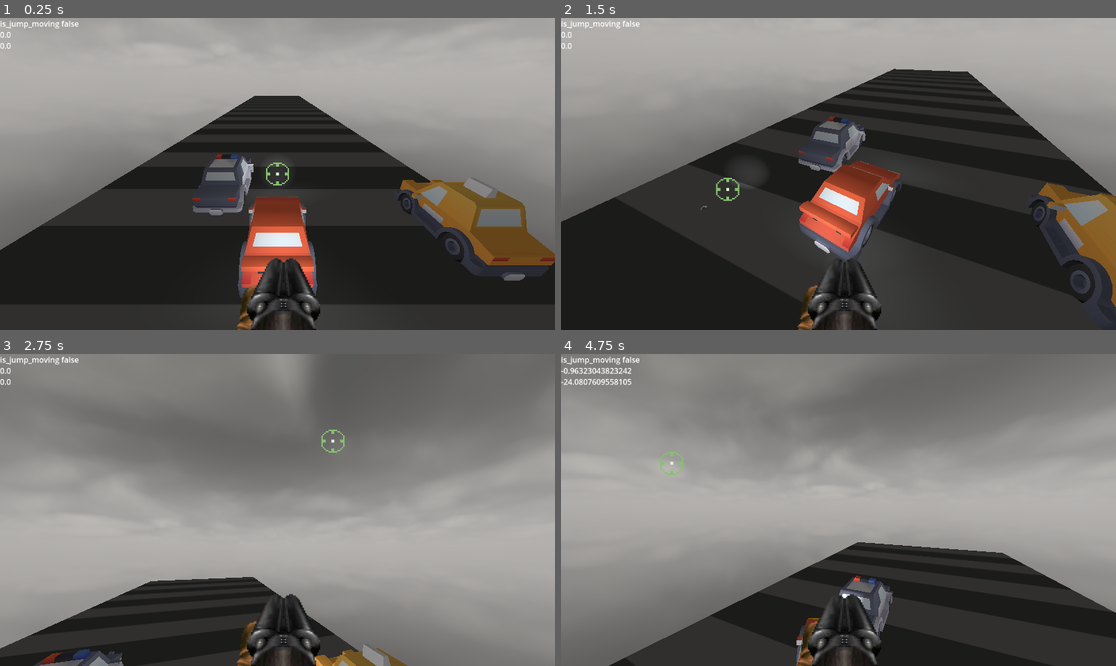
Above: before the commit, frames 1-4 (two rows, left to right).
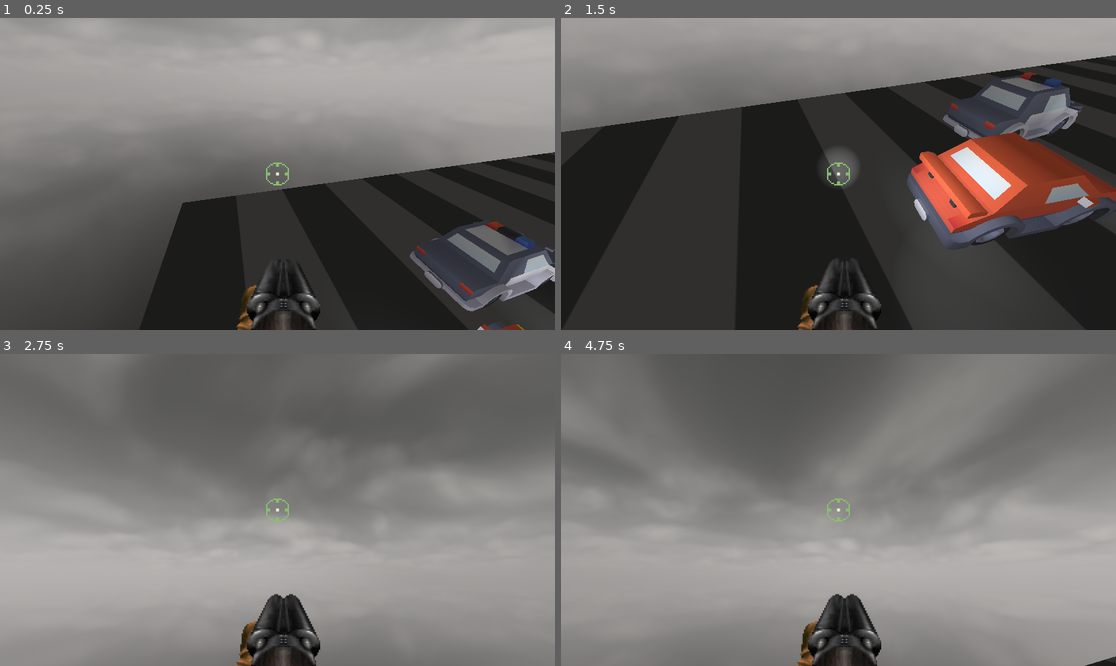
Above: after the commit, the same moments.

Repository: roverem/outrun
Game: Godot game, scene res://game.tscn
Two runs of this game, one before a commit and one after it. Both use one fixed random seed, a clock stepped at 60 frames per second and the inputs below.
Inputs (mouse positions are in pixels of both pictures, inside the frame that each line leads up to):
- Up to frame 1 (0.25 s): no input
- Up to frame 2 (1.5 s): move the mouse to (960, 158) at 0.52 s; hold Right (ui_right) 0.53-1.28 s; click (960, 158) at 0.67 s; move the mouse to (727, 189) at 1.27 s; hold Down (ui_down) from 1.28 s (still down); click (727, 189) at 1.42 s
- Up to frame 3 (2.75 s): move the mouse to (333, 441) at 2.02 s; release Down (ui_down) at 2.03 s; hold Right (ui_right) from 2.03 s (still down); click (333, 441) at 2.17 s
- Up to frame 4 (4.75 s): move the mouse to (810, 572) at 2.77 s; release Right (ui_right) at 2.78 s; hold Up (ui_up) 2.78-3.53 s; click (810, 572) at 2.92 s; move the mouse to (1005, 556) at 3.52 s; hold Left (ui_left) from 3.53 s (still down); click (1005, 556) at 3.67 s; move the mouse to (672, 463) at 4.27 s; click (672, 463) at 4.42 s

The runs differ from the first frame. In frame 1, 34% of the frame differs, in the area x 0-100%, y 0-100%; in frame 2, 48%; in frame 3, 27%; in frame 4, 71%.

Commit message:
fps camera clamped

Diff:
--- a/camera_3d.gd
+++ b/camera_3d.gd
@@ -1,16 +1,34 @@
 extends Camera3D
+
+@export var amplitude: float = 0.2  # distancia máxima hacia adelante/atrás
+@export var speed: float = 0.3      # velocidad de oscilación
+@export_range(-360, 360) var horizontal_min_angle
+@export_range(-360, 360) var horizontal_max_angle
+@export_range(-360, 360) var vertical_min_angle
+@export_range(-360, 360) var vertical_max_angle
+@export_range(0.2, 200) var mouse_sensitivity:float
+@onready var directional_light_3d: SpotLight3D = $DirectionalLight3D
 
 @export var car: Node3D
 @export var align_speed: float = 2.0   # how fast the camera recenters
 
 var base_position: Vector3
+var base_rotation: Vector3
+
+var yaw:float = 0.0
+var pitch:float = 0.0
 
 func _ready():
 	base_position = global_position
+	base_rotation = global_rotation_degrees
+
+	Input.set_mouse_mode(Input.MOUSE_MODE_CAPTURED)
 
 func _process(delta: float) -> void:
 	if car == null:
 		return
+
+	global_position.y = base_position.y + sin(Time.get_ticks_msec() / 1000.0 * speed) * amplitude
 
 	# Target is always behind the car (aligned in X)
 	var target_pos = base_position
@@ -18,3 +36,50 @@
 
 	# Smoothly move toward target position
 	global_position.x = lerp(global_position.x, target_pos.x, delta * align_speed)
+
+
+func _unhandled_input(event):
+
+	if event is InputEventMouseMotion:
+		yaw -= event.relative.x * mouse_sensitivity
+		pitch -= event.relative.y * mouse_sensitivity
+
+		pitch = clamp(pitch, vertical_min_angle, vertical_max_angle)
+		yaw = clamp(yaw, horizontal_min_angle, horizontal_max_angle)
+
+		global_rotation_degrees.y = yaw
+		global_rotation_degrees.x = pitch
+
+	#Global.DEBUG_TEXT.clear()
+	#Global.DEBUG_TEXT.add_text(str(pitch))
+	#Global.DEBUG_TEXT.add_text("\n")
+	#Global.DEBUG_TEXT.add_text(str(yaw))
+
+	if event is InputEventMouseButton and event.pressed:
+		var mouse_pos = event.position
+		var from = project_ray_origin(mouse_pos)
+		var to = from + project_ray_normal(mouse_pos) * 5000.0
+
+		print("Ray from:", from, "to:", to);
+
+		# Create ray
+		var _from = project_ray_origin(mouse_pos)
+		var _to = _from + project_ray_normal(mouse_pos) * 5000.0
+
+		# Raycast into world
+		var space_state = get_world_3d().direct_space_state
+		var query = PhysicsRayQueryParameters3D.create(_from, _to)
+		var result = space_state.intersect_ray(query)
+
+		print(result)
+
+		if result:
+			var hit_node = result.collider
+			print(hit_node)
+			# Example: spawn something as a child of the hit object
+			#var decal = hole_scene.instantiate()
+			#hit_node.add_child(decal)
+
+			#decal.look_at(result.position + result.normal, Vector3.UP)
+			# place it at the hit point (in local coords of hit_node)
+			#decal.global_position = result.position
--- a/crosshair.gd
+++ b/crosshair.gd
@@ -1,4 +1,4 @@
 extends TextureRect
 
 func _process(_delta):
-	global_position = get_viewport().get_mouse_position() - (size * 0.5)
+	global_position = get_viewport().get_visible_rect().size / 2 - (size * 0.5)
--- a/game.gd
+++ b/game.gd
@@ -1,14 +1,4 @@
 extends Node3D
-
-@onready var camera_3d: Camera3D = %Camera3D
-@export var amplitude: float = 0.2  # distancia máxima hacia adelante/atrás
-@export var speed: float = 0.3      # velocidad de oscilación
-@onready var directional_light_3d: SpotLight3D = $DirectionalLight3D
-@export_range(-220, -180) var horizontal_min_angle
-@export_range(-180, -100) var horizontal_max_angle
-@export_range(-45, 0) var vertical_min_angle
-@export_range(0, 90) var vertical_max_angle
-@export_range(0.2, 4) var mouse_sensitivity:float
 
 @onready var debug_text:RichTextLabel = %DebugText
 
@@ -18,87 +8,23 @@
 @export var segment_length: float = 5.0        # fallback si la pieza no lo exporta
 @export var spawn_ahead: float = 250.0          # hasta dónde “llenar” por delante
 @export var hole_scene:PackedScene
+
 @onready var segments_root: Node3D = $Segments
+@onready var camera_3d:Camera3D = %Camera3D
+var angle_range:float = 15.0
 
-var angle_range:float = 15.0
-var base_position: Vector3
-var base_rotation: Vector3
 var _active := []            # Array[Node3D]
 var _next_z := 50.0           # dónde colocar la próxima pieza (en +Z)
 
 func _ready() -> void:
-	base_position = camera_3d.position  # guarda la posición inicial
-	base_rotation = camera_3d.rotation
+	Global.DEBUG_TEXT = debug_text
 	_bootstrap_segments()
 
 func _process(delta: float) -> void:
-	# Movimiento oscilante en el eje Z
-	camera_3d.position.y = base_position.y + sin(Time.get_ticks_msec() / 1000.0 * speed) * amplitude
-	var mouse_pos = get_viewport().get_mouse_position()
-	var viewport_size = get_viewport().get_visible_rect().size
-
-	var center = viewport_size / 2
-	#debug_text.clear()
-	#debug_text.add_text( "center " + str(center) )
-
-	var x_dist = center.x - mouse_pos.x;
-	var y_dist = center.y - mouse_pos.y;
-
-	var horizontal_rate = x_dist / center.x;
-	var vertical_rate = y_dist / center.y;
-
-	#debug_text.add_text("\nRATE horizontal: " + str(horizontal_rate) + " vertical: " + str(vertical_rate) )
-
-	#debug_text.add_text("\n base rotation x: " + str( rad_to_deg(base_rotation.x) ) + " y: " + str( rad_to_deg(base_rotation.y) ) )
-
-	camera_3d.rotation.x = clamp(base_rotation.x + vertical_rate * mouse_sensitivity, deg_to_rad( vertical_min_angle), deg_to_rad( vertical_max_angle) )
-	camera_3d.rotation.y = clamp(base_rotation.y + horizontal_rate * mouse_sensitivity, deg_to_rad(horizontal_min_angle), deg_to_rad(horizontal_max_angle))
-
-	#debug_text.add_text("\n camera rotation horizontal" + str( rad_to_deg(camera_3d.rotation.y)) + " vertical: " + str(rad_to_deg(camera_3d.rotation.x)) )
-	#debug_text.add_text("\n horizontal angle " + str( horizontal_min_angle) + " : " + str(  horizontal_max_angle ) )
-	#debug_text.add_text("\n vertical angle " + str( vertical_min_angle) + " : " + str( vertical_max_angle  ) )
-
-	#print(camera_3d.rotation)
-	#var mouse_pos = event.position
-	var from = camera_3d.project_ray_origin(mouse_pos)
-	var to = from + camera_3d.project_ray_normal(mouse_pos) * 1000.0
-	directional_light_3d.look_at(to)
 
 	_scroll_world(delta)
 	_recycle_segments()
 	_ensure_filled_ahead()
-
-func _unhandled_input(event):
-	if event is InputEventMouseButton and event.pressed:
-		var mouse_pos = event.position
-		var from = camera_3d.project_ray_origin(mouse_pos)
-		var to = from + camera_3d.project_ray_normal(mouse_pos) * 5000.0
-
-		print("Ray from:", from, "to:", to);
-
-		# Create ray
-		var _from = camera_3d.project_ray_origin(mouse_pos)
-		var _to = _from + camera_3d.project_ray_normal(mouse_pos) * 5000.0
-
-		# Raycast into world
-		var space_state = get_world_3d().direct_space_state
-		var query = PhysicsRayQueryParameters3D.create(_from, _to)
-		var result = space_state.intersect_ray(query)
-
-		print(result)
-
-		if result:
-			var hit_node = result.collider
-			print(hit_node)
-			# Example: spawn something as a child of the hit object
-			var decal = hole_scene.instantiate()
-			hit_node.add_child(decal)
-
-			decal.look_at(result.position + result.normal, Vector3.UP)
-			# place it at the hit point (in local coords of hit_node)
-			decal.global_position = result.position
-
-
 
 
 func _bootstrap_segments() -> void:
--- a/game.tscn
+++ b/game.tscn
@@ -42,24 +42,34 @@
 
 [node name="Node3D" type="Node3D"]
 script = ExtResource("1_e2o6t")
-amplitude = 0.1
-speed = 2.6
-horizontal_min_angle = -212.208
-horizontal_max_angle = -155.584
-vertical_min_angle = -34.37
-vertical_max_angle = 22.792
-mouse_sensitivity = 1.553
 segment_scene = ExtResource("2_j5wjh")
 move_speed = 15.0
+pool_size = null
+segment_length = null
+spawn_ahead = null
 hole_scene = ExtResource("3_hve3p")
 
 [node name="Camera3D" type="Camera3D" parent="." node_paths=PackedStringArray("car")]
 unique_name_in_owner = true
-transform = Transform3D(-1, -3.55271e-14, -8.74228e-08, -3.90502e-08, 0.894693, 0.446682, 7.82165e-08, 0.446682, -0.894693, 0, 3.28858, -3.02776)
+transform = Transform3D(-0.25114, 0.432366, -0.866019, -3.90502e-08, 0.894693, 0.446682, 0.96795, 0.11218, -0.224693, 0, 3.28858, -3.02776)
 current = true
 fov = 80.5
 script = ExtResource("4_lc2xo")
+amplitude = 1.0
+speed = 2.6
+horizontal_min_angle = -260.0
+horizontal_max_angle = -110.0
+vertical_min_angle = -80.0
+vertical_max_angle = 20.0
+mouse_sensitivity = 1.0
 car = NodePath("../Player")
+
+[node name="DirectionalLight3D" type="SpotLight3D" parent="Camera3D"]
+transform = Transform3D(1, 0, 0, 0, 0.999391, -0.0348995, 0, 0.0348995, 0.999391, 0, 0, 0)
+light_energy = 4.232
+distance_fade_enabled = true
+spot_range = 18.9476
+spot_angle = 7.05594
 
 [node name="Sprite3D" type="Sprite3D" parent="Camera3D"]
 transform = Transform3D(0.14, 0, 1.06581e-14, -2.22045e-15, 0.14, -7.45058e-09, -1.06581e-14, 7.45058e-09, 0.14, 6.65315e-08, -0.507165, -0.761031)
@@ -92,7 +102,7 @@
 [node name="DebugText" type="RichTextLabel" parent="Player/CanvasLayer"]
 unique_name_in_owner = true
 offset_right = 767.0
-offset_bottom = 81.0
+offset_bottom = 145.0
 scroll_active = false
 
 [node name="sedan-sports" parent="Player" instance=ExtResource("3_feb5d")]
@@ -121,13 +131,6 @@
 [node name="police" parent="." instance=ExtResource("4_fc0e3")]
 transform = Transform3D(1, 0, 0, 0, 1, 0, 0, 0, 1, 1.60379, 0, 2.36422)
 
-[node name="DirectionalLight3D" type="SpotLight3D" parent="."]
-transform = Transform3D(-0.999796, 0, -0.0201921, 0, 1, 0, 0.0201921, 0, -0.999796, 0, 2.70507, -1.47715)
-light_energy = 4.232
-distance_fade_enabled = true
-spot_range = 18.9476
-spot_angle = 7.05594
-
 [node name="WorldEnvironment" type="WorldEnvironment" parent="."]
 environment = SubResource("Environment_j5wjh")
 
--- a/player.gd
+++ b/player.gd
@@ -35,11 +35,6 @@
 
 	if is_jump_moving:
 		input_dir = jumping_direction * abs(jumping_yaw / yaw_angle)
-
-	debug_text.clear()
-	debug_text.add_text( "is_jump_moving " + str(is_jump_moving) + "\n" )
-	debug_text.add_text( str( jumping_yaw / yaw_angle) + "\n" )
-	debug_text.add_text( str( jumping_yaw ) )
 
 	# Move left/right
 	global_position.x = clamp(global_position.x + input_dir * steer_speed * delta, -max_steer, max_steer)
--- a/project.godot
+++ b/project.godot
@@ -14,3 +14,7 @@
 run/main_scene="res://game.tscn"
 config/features=PackedStringArray("4.4", "Forward Plus")
 config/icon="res://icon.svg"
+
+[autoload]
+
+Global="*res://scripts/Global.gd"
--- /dev/null
+++ b/scripts/Global.gd
@@ -0,0 +1,9 @@
+extends Node
+
+var CURRENT_CAMERA:Camera3D
+var PLAYER_CAR:PackedScene
+
+var ROAD:PackedScene
+
+
+var DEBUG_TEXT:RichTextLabel
Not shown, added: scripts/Global.gd.uid
